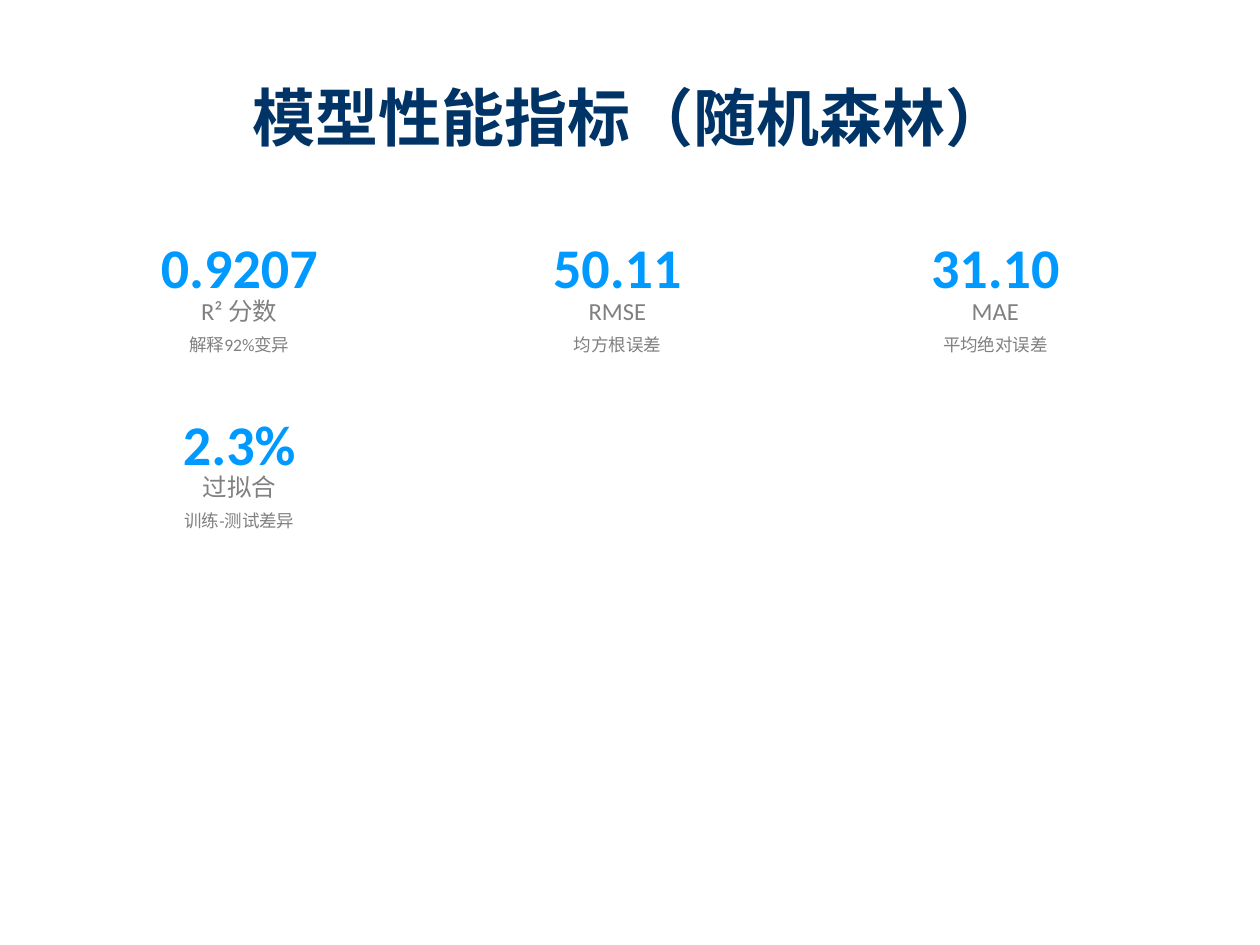
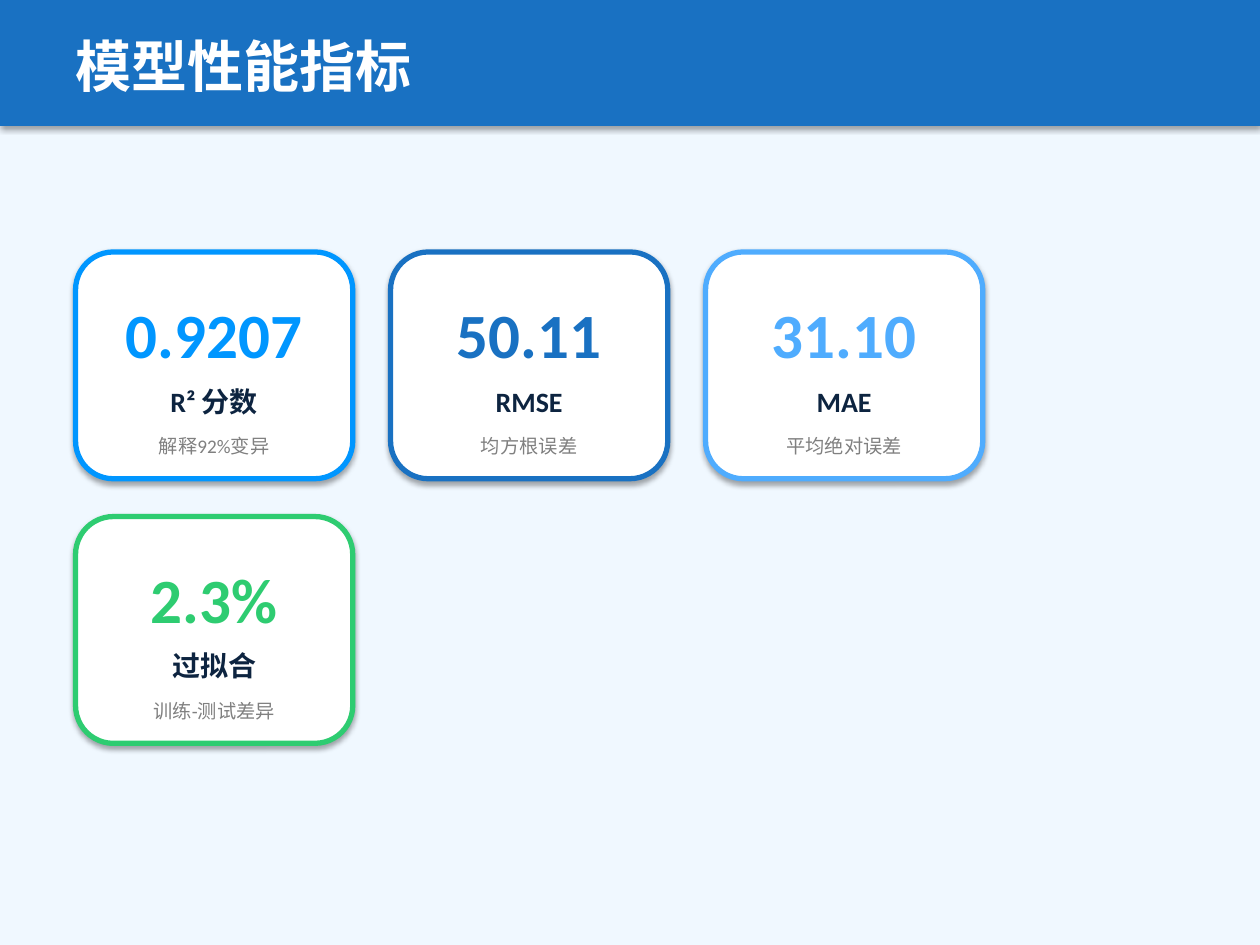
Before and after one commit to Dearlimg/bikeproblem, a slide deck: slide 4 of doc/共享单车租赁预测系统.pptx. Drawn at 1260x945 pixels with LibreOffice and Linux fonts; fonts in the diff are those of the drawing. Boxes give left, top, right and bottom in pixels: in the first picture for what was removed or moved away, otherwise in the second. Text is boxed around its words. In the diff, an @@ line names an element or a change of style, - is before the commit and + after.

```diff
--- a/doc/共享单车租赁预测系统.pptx
+++ b/doc/共享单车租赁预测系统.pptx
@@ background #FFFFFF to #F0F8FF @@
@@ rectangle added at [0,0,1260,126], fill #1971C2 @@
@@ text "模型性能指标" at [75,39,411,92]: vertical alignment middle to top @@
@@ text at [75,39,411,92]: text changed; size 36 to 32 pt; text colour #003366 to #FFFFFF @@
-模型性能指标（随机森林）
+模型性能指标
@@ rounded rectangle added at [76,252,353,479], fill #FFFFFF, outline #0096FF 3 pt @@
@@ rounded rectangle added at [391,252,668,479], fill #FFFFFF, outline #1971C2 3 pt @@
@@ rounded rectangle added at [706,252,983,479], fill #FFFFFF, outline #4FACFE 3 pt @@
@@ text "0.9207": place and size @@
-text "0.9207" at [161,251,318,302]
+text "0.9207" at [126,316,302,359]
@@ text "0.9207" at [126,316,302,359]: size 32 to 36 pt, text colour #0099FF to #0096FF @@
@@ text "50.11": place and size @@
-text "50.11" at [553,251,681,289]
+text "50.11" at [457,316,601,359]
@@ text "50.11" at [457,316,601,359]: size 32 to 36 pt, text colour #0099FF to #1971C2 @@
@@ text "31.10": place and size @@
-text "31.10" at [931,251,1059,289]
+text "31.10" at [772,316,916,359]
@@ text "31.10" at [772,316,916,359]: size 32 to 36 pt, text colour #0099FF to #4FACFE @@
@@ text "R² 分数": place and size @@
-text "R² 分数" at [201,299,277,322]
+text "R² 分数" at [170,388,258,415]
@@ text "RMSE": place and size @@
-text "RMSE" at [589,304,646,320]
+text "RMSE" at [496,393,563,412]
@@ size 14 to 16 pt, text colour #808080 to #0D2440, bold on in 4 elements at [170,388,258,415], [496,393,563,412], [172,652,256,679], [817,394,872,412] @@
@@ text "MAE": place and size @@
-text "MAE" at [972,304,1019,320]
+text "MAE" at [817,394,872,412]
@@ text "解释92%变异": place and size @@
-text "解释92%变异" at [189,336,289,353]
+text "解释92%变异" at [159,437,270,455]
@@ text "均方根误差": place and size @@
-text "均方根误差" at [574,336,661,353]
+text "均方根误差" at [481,437,577,455]
@@ size 10 to 11 pt in 4 elements at [159,437,270,455], [481,437,577,455], [153,702,275,720], [786,437,902,455] @@
@@ text "平均绝对误差": place and size @@
-text "平均绝对误差" at [943,336,1048,353]
+text "平均绝对误差" at [786,437,902,455]
@@ rounded rectangle added at [76,517,353,743], fill #FFFFFF, outline #2ECC71 3 pt @@
@@ text "2.3%": place and size @@
-text "2.3%" at [183,426,296,478]
+text "2.3%" at [151,579,278,624]
@@ text "2.3%" at [151,579,278,624]: size 32 to 36 pt, text colour #0099FF to #2ECC71 @@
@@ text "过拟合": place and size @@
-text "过拟合" at [202,475,276,498]
+text "过拟合" at [172,652,256,679]
@@ text "训练-测试差异": place and size @@
-text "训练-测试差异" at [184,512,294,529]
+text "训练-测试差异" at [153,702,275,720]
```
Also in this commit, not shown: 7 other slides changed, 1 slide added, 1 slide removed, 1 other file.
